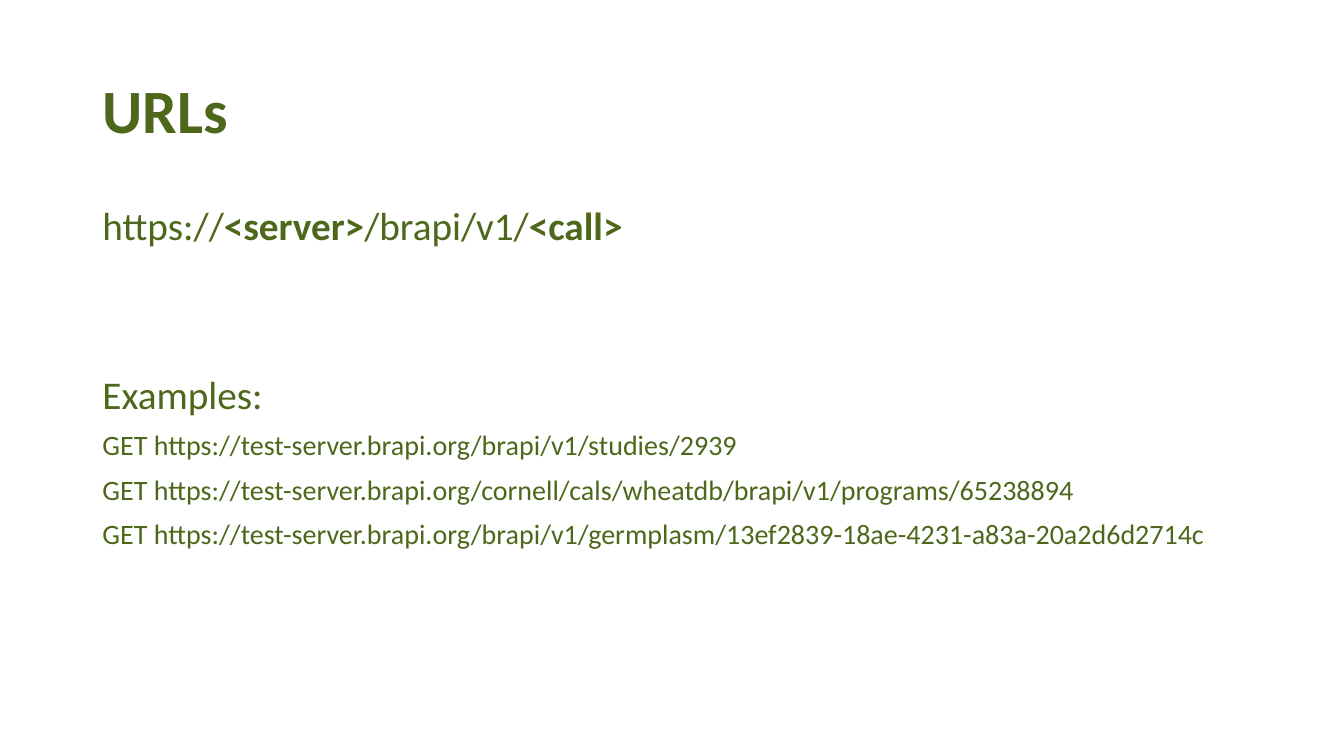
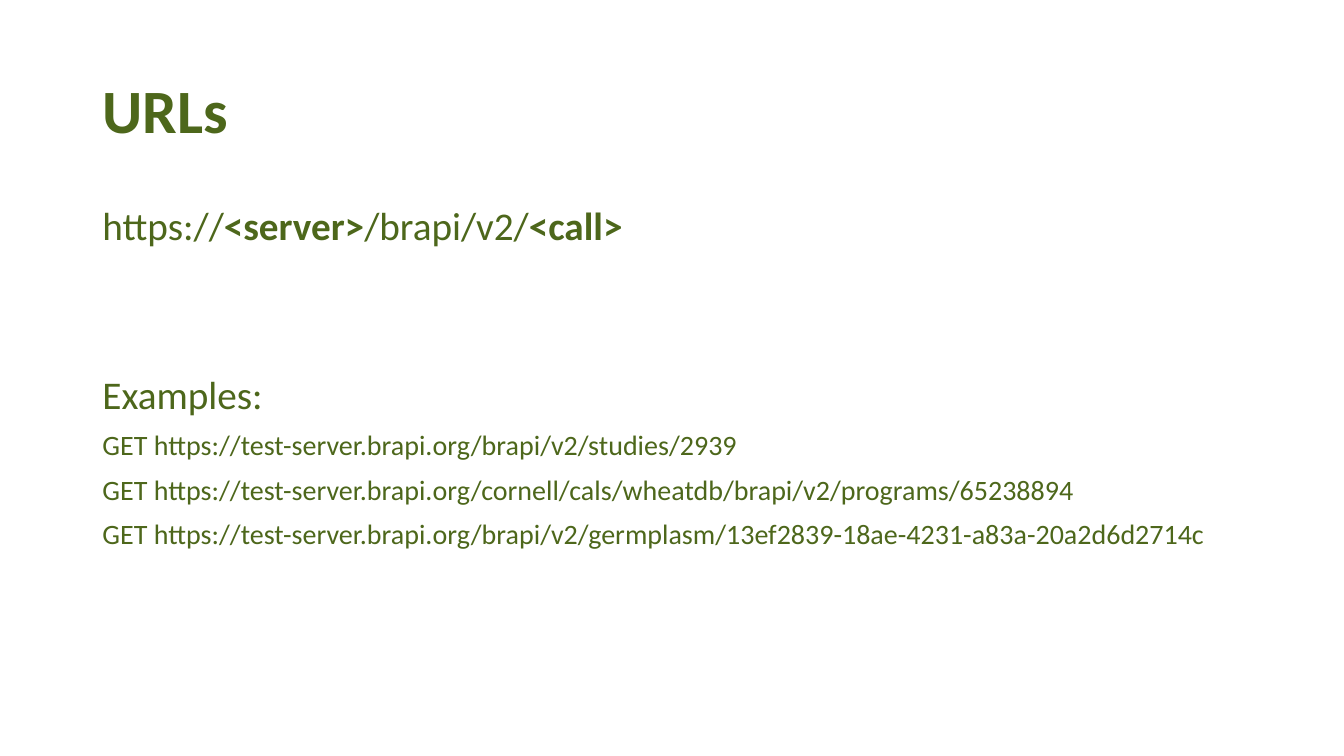
Before and after one commit to plantbreeding/brapi-website, a slide deck: slide 11 of brapi-website-node/public/docs/BrAPI_101.pptx. Drawn at 1344x756 pixels with LibreOffice and Linux fonts; fonts in the diff are those of the drawing; background and template pictures are left out. Boxes give left, top, right and bottom in pixels: in the first picture for what was removed or moved away, otherwise in the second. Text is boxed around its words. In the diff, an @@ line names an element or a change of style, - is before the commit and + after.

```diff
--- a/brapi-website-node/public/docs/BrAPI_101.pptx
+++ b/brapi-website-node/public/docs/BrAPI_101.pptx
@@ text at (x1=102, y1=212, x2=622, y2=247): text changed @@
-https://<server>/brapi/v1/<call>
+https://<server>/brapi/v2/<call>
@@ text at (x1=102, y1=435, x2=1204, y2=549): text changed @@
-GET https://test-server.brapi.org/brapi/v1/studies/2939
-GET https://test-server.brapi.org/cornell/cals/wheatdb/brapi/v1/programs/65238894
-GET https://test-server.brapi.org/brapi/v1/germplasm/13ef2839-18ae-4231-a83a-20a2d6d2714c
+GET https://test-server.brapi.org/brapi/v2/studies/2939
+GET https://test-server.brapi.org/cornell/cals/wheatdb/brapi/v2/programs/65238894
+GET https://test-server.brapi.org/brapi/v2/germplasm/13ef2839-18ae-4231-a83a-20a2d6d2714c
```
Also in this commit, not shown: 1 other slide changed, 1 slide added, 1 slide removed, 10 other files.
